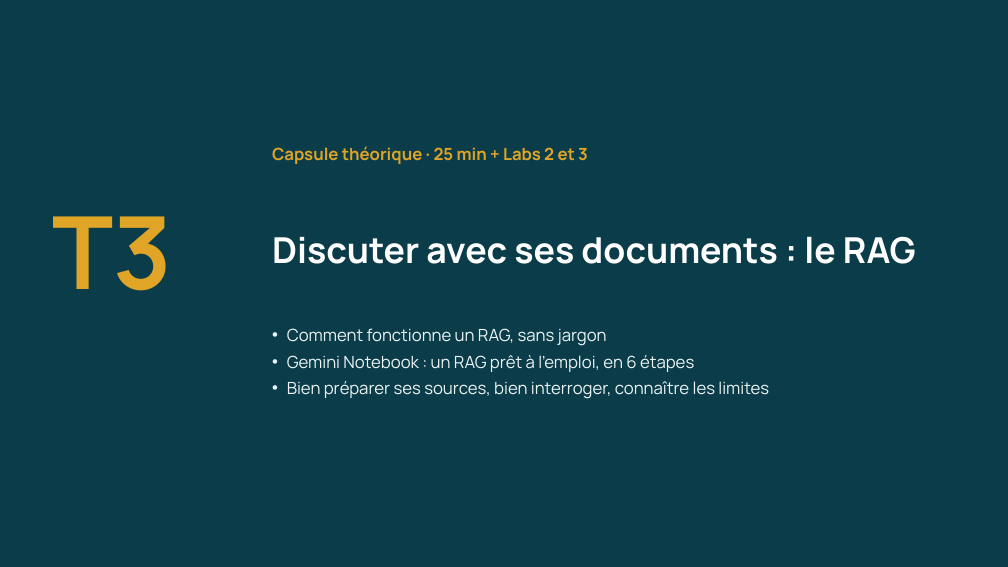
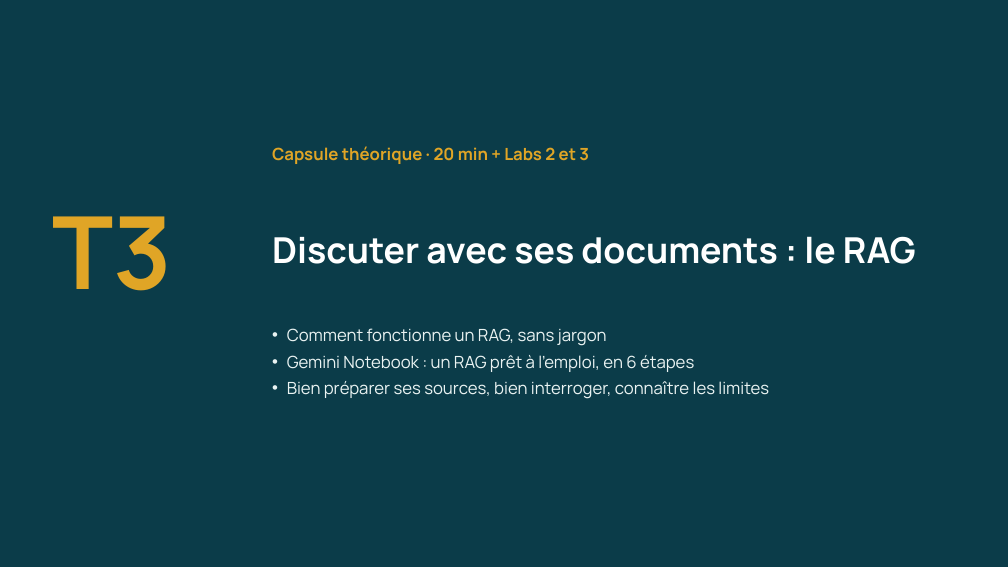
Before and after one commit to Amevi-isi/formation-chercheur-univ, a slide deck: slide 44 of module4_nonIT/M4-nonIT_IA_generative_appliquee.pptx (slide 37 before the commit). Drawn at 1008x567 pixels with LibreOffice and Linux fonts; fonts in the diff are those of the drawing. Boxes give left, top, right and bottom in pixels: in the first picture for what was removed or moved away, otherwise in the second. Text is boxed around its words. In the diff, an @@ line names an element or a change of style, - is before the commit and + after.

```diff
--- a/module4_nonIT/M4-nonIT_IA_generative_appliquee.pptx
+++ b/module4_nonIT/M4-nonIT_IA_generative_appliquee.pptx
@@ text at <box>272,146,589,164</box>: text changed @@
-Capsule théorique · 25 min + Labs 2 et 3
+Capsule théorique · 20 min + Labs 2 et 3
```
Also in this commit, not shown: 14 other slides changed, 7 slides added, 6 other files.
